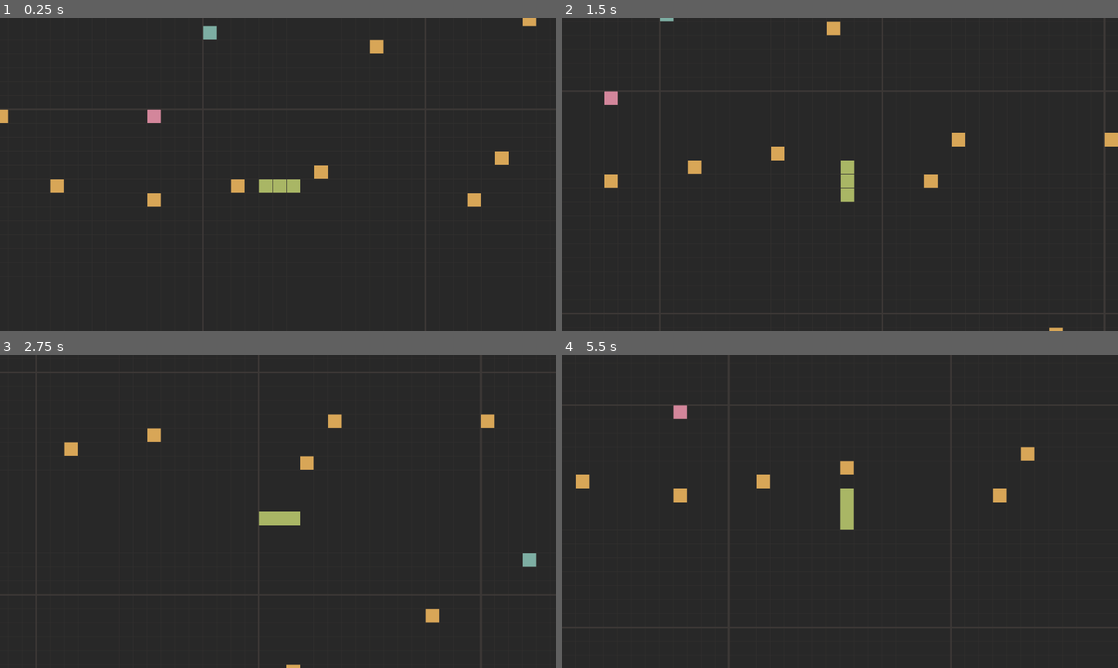
Above: before the commit, frames 1-4 (two rows, left to right).
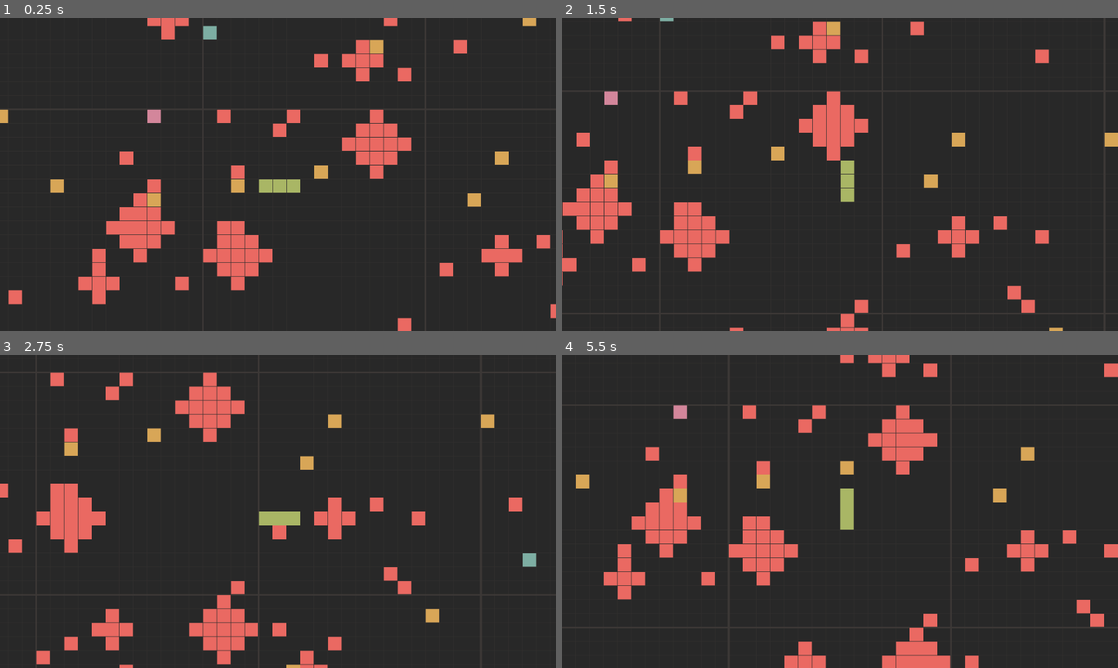
Above: after the commit, the same moments.

Repository: Shh37/Serbent
Game: Godot game, scene res://scenes/Main.tscn
Same seed, same stepped clock (60 frames per second), same inputs: the game is played once before the commit and once after it.
Inputs:
- Up to frame 1 (0.25 s): no input
- Up to frame 2 (1.5 s): hold Right (ui_right) 0.53-1.28 s; hold Down (ui_down) from 1.28 s (still down)
- Up to frame 3 (2.75 s): release Down (ui_down) at 2.03 s; hold Right (ui_right) from 2.03 s (still down)
- Up to frame 4 (5.5 s): release Right (ui_right) at 2.78 s; hold Up (ui_up) 2.78-3.53 s; hold Left (ui_left) 3.53-5.03 s; hold Down (ui_down) from 5.03 s (still down)

The runs differ from the first frame. In frame 1, 8.1% of the frame differs, in the area x 1-100%, y 0-100%; in frame 2, 7.7%; in frame 3, 7.6%; in frame 4, 9.1%, in the area x 7-100%, y 0-100%.

Commit message:
feat: トゲの追加

Diff:
--- a/scripts/Chunk.gd
+++ b/scripts/Chunk.gd
@@ -25,10 +25,12 @@
 func setup(p_chunk_pos: Vector2i):
 	chunk_pos = p_chunk_pos
 	position = Vector2(chunk_pos) * GameConstants.CHUNK_PIXEL_SIZE
-	spawn_points()
+	var used_positions = spawn_points()
+	spawn_thorns(used_positions)
+	spawn_diamond_thorns(used_positions)
 	queue_redraw()
 
-func spawn_points():
+func spawn_points() -> Dictionary:
 	# Randomly spawn 2-4 points per chunk
 	var num_points = randi_range(2, 4)
 	var used_positions = {}
@@ -45,15 +47,9 @@
 
 		var global_pos = chunk_pos * GameConstants.CHUNK_SIZE + local_pos
 
-		# Avoid spawning on chunk borders (optional, but looks cleaner)
-		# Or just spawn anywhere.
-
 		var point = Node2D.new()
 		point.set_script(load("res://scripts/Point.gd"))
 		add_child(point)
-		# Points are children of Chunk, but Point.gd uses absolute grid pos for positioning.
-		# Wait, if Point is child of Chunk, it should use local pos.
-		# Let's adjust Point.gd setup to take local pos if it's a child.
 
 		var type = Point.Type.NORMAL
 		var r = randf()
@@ -66,3 +62,79 @@
 		var world = get_parent()
 		if world.has_method("register_point"):
 			world.register_point(global_pos, point)
+
+	return used_positions
+
+func spawn_thorns(used_positions: Dictionary):
+	# Randomly spawn 3-6 thorns per chunk
+	var num_thorns = randi_range(3, 6)
+
+	for i in range(num_thorns):
+		var local_pos = Vector2i(
+			randi_range(0, GameConstants.CHUNK_SIZE - 1),
+			randi_range(0, GameConstants.CHUNK_SIZE - 1)
+		)
+
+		if used_positions.has(local_pos):
+			continue
+		used_positions[local_pos] = true
+
+		var global_pos = chunk_pos * GameConstants.CHUNK_SIZE + local_pos
+
+		var thorn = Node2D.new()
+		thorn.set_script(load("res://scripts/Thorn.gd"))
+		add_child(thorn)
+
+		thorn.setup_local(local_pos)
+
+		# Register thorn in World for collision
+		var world = get_parent()
+		if world.has_method("register_thorn"):
+			world.register_thorn(global_pos, thorn)
+
+func spawn_diamond_thorns(used_positions: Dictionary):
+	# Chance to spawn 1-2 diamond clusters in this chunk
+	var num_clusters = 0
+	if randf() < 0.8: num_clusters += 1
+	if randf() < 0.4: num_clusters += 1
+
+	for c in range(num_clusters):
+		var center = Vector2i(
+			randi_range(2, GameConstants.CHUNK_SIZE - 3),
+			randi_range(2, GameConstants.CHUNK_SIZE - 3)
+		)
+
+		var radius = randi_range(1, 2)
+		var offsets = get_diamond_offsets(radius)
+
+		for offset in offsets:
+			var local_pos = center + offset
+
+			# Boundary check
+			if local_pos.x < 0 or local_pos.x >= GameConstants.CHUNK_SIZE or \
+			   local_pos.y < 0 or local_pos.y >= GameConstants.CHUNK_SIZE:
+				continue
+
+			if used_positions.has(local_pos):
+				continue
+			used_positions[local_pos] = true
+
+			var global_pos = chunk_pos * GameConstants.CHUNK_SIZE + local_pos
+
+			var thorn = Node2D.new()
+			thorn.set_script(load("res://scripts/Thorn.gd"))
+			add_child(thorn)
+
+			thorn.setup_local(local_pos)
+
+			var world = get_parent()
+			if world.has_method("register_thorn"):
+				world.register_thorn(global_pos, thorn)
+
+func get_diamond_offsets(radius: int) -> Array:
+	var offsets = []
+	for x in range(-radius, radius + 1):
+		for y in range(-radius, radius + 1):
+			if abs(x) + abs(y) <= radius:
+				offsets.append(Vector2i(x, y))
+	return offsets
--- a/scripts/Snake.gd
+++ b/scripts/Snake.gd
@@ -48,10 +48,15 @@
 		game_over()
 		return
 
+	# Check for thorn collision
+	var world = get_parent().get_node("World")
+	if world.has_thorn(new_head):
+		game_over()
+		return
+
 	body.insert(0, new_head)
 
 	# Check for point collection
-	var world = get_parent().get_node("World")
 	var collected_point = world.collect_point(new_head)
 
 	if collected_point:
--- /dev/null
+++ b/scripts/Thorn.gd
@@ -0,0 +1,20 @@
+extends Node2D
+class_name Thorn
+
+var grid_pos: Vector2i
+
+func _draw():
+	var size = GameConstants.CELL_SIZE
+	var rect = Rect2(0, 0, size, size)
+
+	# SPEC: Use Red for danger
+	var color = GameConstants.COLOR_DANGER
+
+	# All elements are strictly square with borders
+	draw_rect(rect, color)
+	draw_rect(rect, GameConstants.COLOR_BLOCK_BORDER, false, 1.0)
+
+func setup_local(p_local_pos: Vector2i):
+	grid_pos = p_local_pos
+	position = Vector2(grid_pos) * GameConstants.CELL_SIZE
+	queue_redraw()
--- a/scripts/World.gd
+++ b/scripts/World.gd
@@ -6,6 +6,7 @@
 var active_chunks = {} # Vector2i -> Chunk node
 var view_distance = 2 # Number of chunks around player
 var points = {} # Vector2i (global) -> Point node
+var thorns = {} # Vector2i (global) -> Thorn node
 
 func _process(_delta):
 	if not player:
@@ -23,6 +24,12 @@
 		p.queue_free()
 		return p
 	return null
+
+func register_thorn(global_pos: Vector2i, thorn_node: Node):
+	thorns[global_pos] = thorn_node
+
+func has_thorn(global_pos: Vector2i) -> bool:
+	return thorns.has(global_pos)
 
 func update_chunks():
 	var player_grid_pos = Vector2i(
@@ -48,6 +55,7 @@
 
 	for cpos in to_remove:
 		remove_points_in_chunk(cpos)
+		remove_thorns_in_chunk(cpos)
 		active_chunks[cpos].queue_free()
 		active_chunks.erase(cpos)
 
@@ -64,6 +72,19 @@
 	for ppos in to_erase:
 		points.erase(ppos)
 
+func remove_thorns_in_chunk(cpos: Vector2i):
+	var chunk_start = cpos * GameConstants.CHUNK_SIZE
+	var chunk_end = chunk_start + Vector2i(GameConstants.CHUNK_SIZE, GameConstants.CHUNK_SIZE)
+
+	var to_erase = []
+	for tpos in thorns.keys():
+		if tpos.x >= chunk_start.x and tpos.x < chunk_end.x and \
+		   tpos.y >= chunk_start.y and tpos.y < chunk_end.y:
+			to_erase.append(tpos)
+
+	for tpos in to_erase:
+		thorns.erase(tpos)
+
 func spawn_chunk(cpos: Vector2i):
 	var chunk = Node2D.new()
 	chunk.set_script(load("res://scripts/Chunk.gd"))
Not shown, added: assets/BestTen-CRT.otf.import
Binary file added: assets/Shikakufuto_Free.ttf
Not shown, added: assets/Shikakufuto_Free.ttf.import
Not shown, added: scripts/Thorn.gd.uid
Not shown, changed: SPEC.md
Not shown, added: assets/BestTen-CRT.otf
